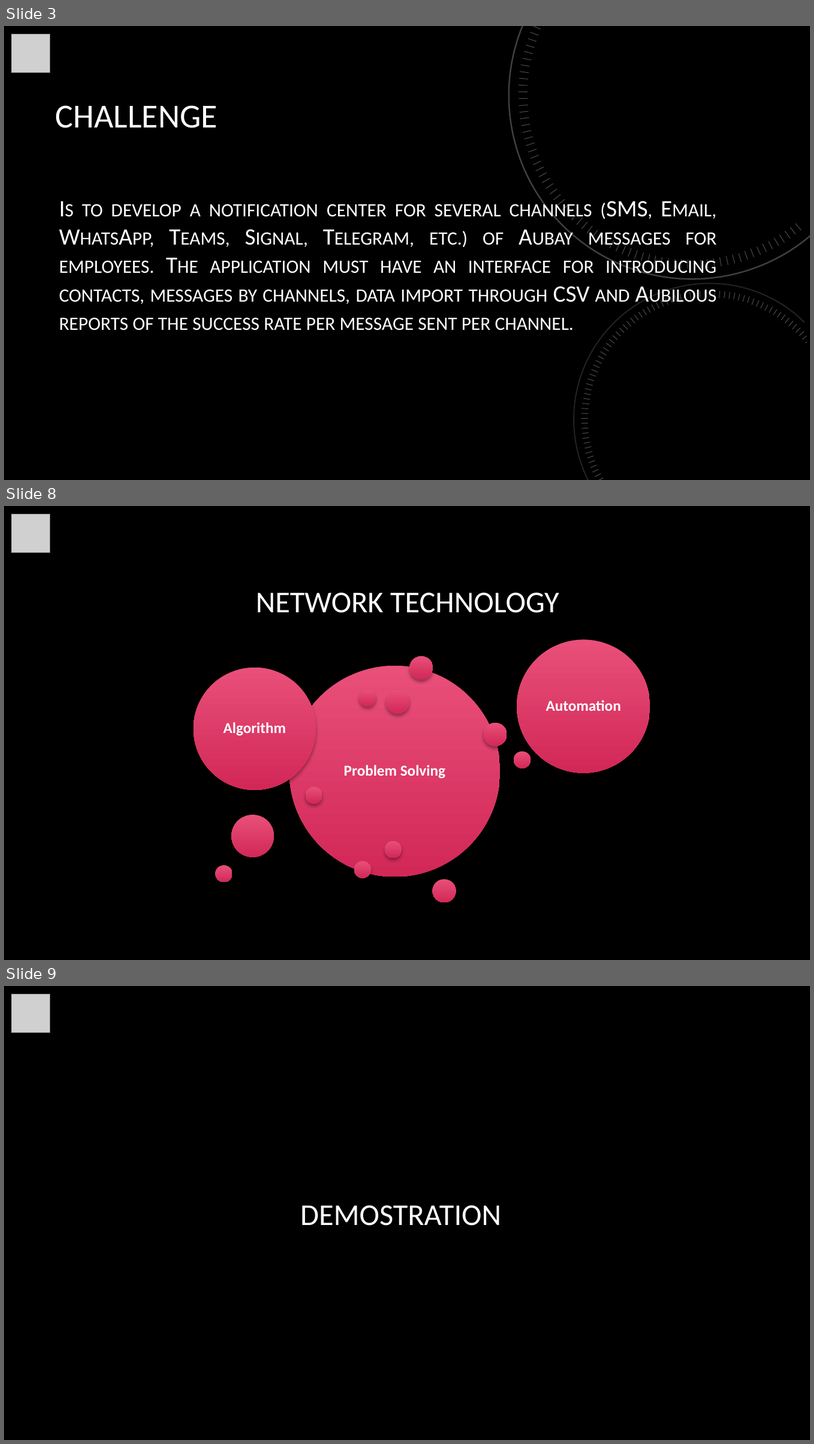
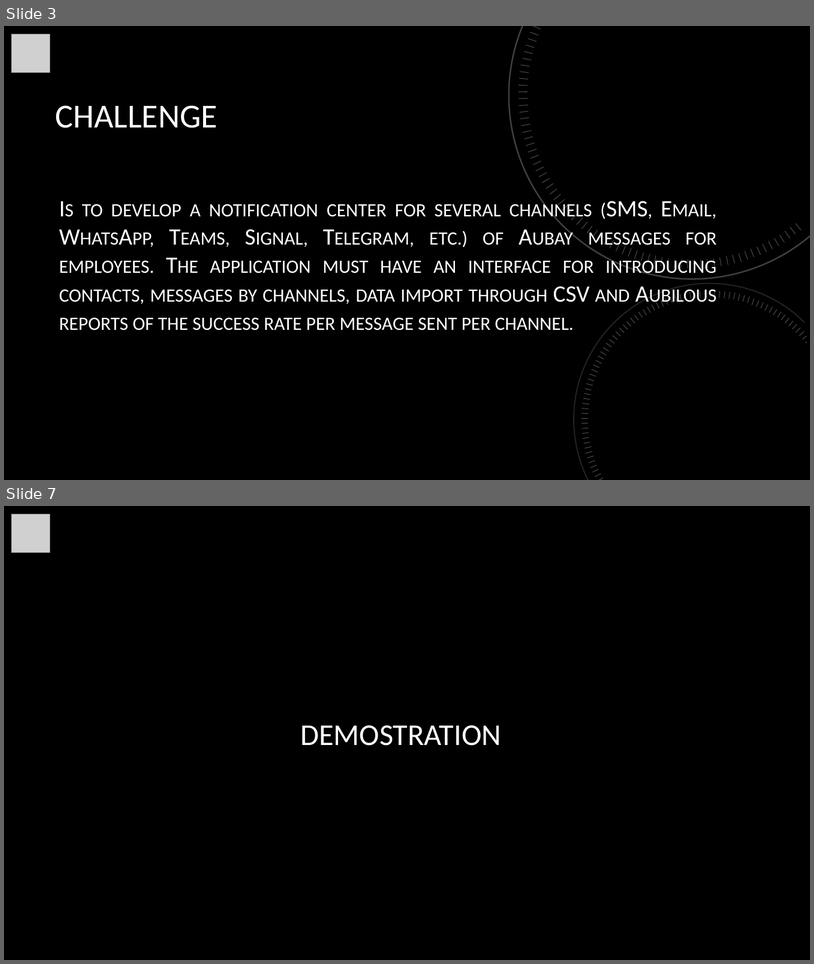
Before and after one commit to ecspg/Hackathon_Aubay_2022, a slide deck: 01 - Documentation/GreenTime.pptx. Shown one above the other, each under a label of ours: slides 3, 8 and 9 before the commit, slides 3 and 7 after it; the slides between them are not shown. The pictures are 814x1444 and 814x964 pixels, drawn with LibreOffice and Linux fonts; fonts in the diff are those of the drawing; grey boxes stand for pictures; background and template pictures are left out. Boxes give left, top, right and bottom in pixels: in the first picture for what was removed or moved away, otherwise in the second. Text is boxed around its words. In the diff, an @@ line names an element or a change of style, - is before the commit and + after.

```diff
--- a/01 - Documentation/GreenTime.pptx
+++ b/01 - Documentation/GreenTime.pptx
@@ slide 8 removed at (4,506,810,960), background picture (left out) @@
@@ picture removed at (11,514,50,553) @@
@@ title removed at (256,592,560,613) @@
-NETWORK TECHNOLOGY
@@ group removed at (194,640,650,902): 14 ellipses, 3 texts @@
-Problem Solving
-Algorithm
-Automation
@@ what was slide 9 is now slide 7 @@
```
Also in this commit, not shown: 1 slide changed, 2 slides added, 3 other slides removed.
